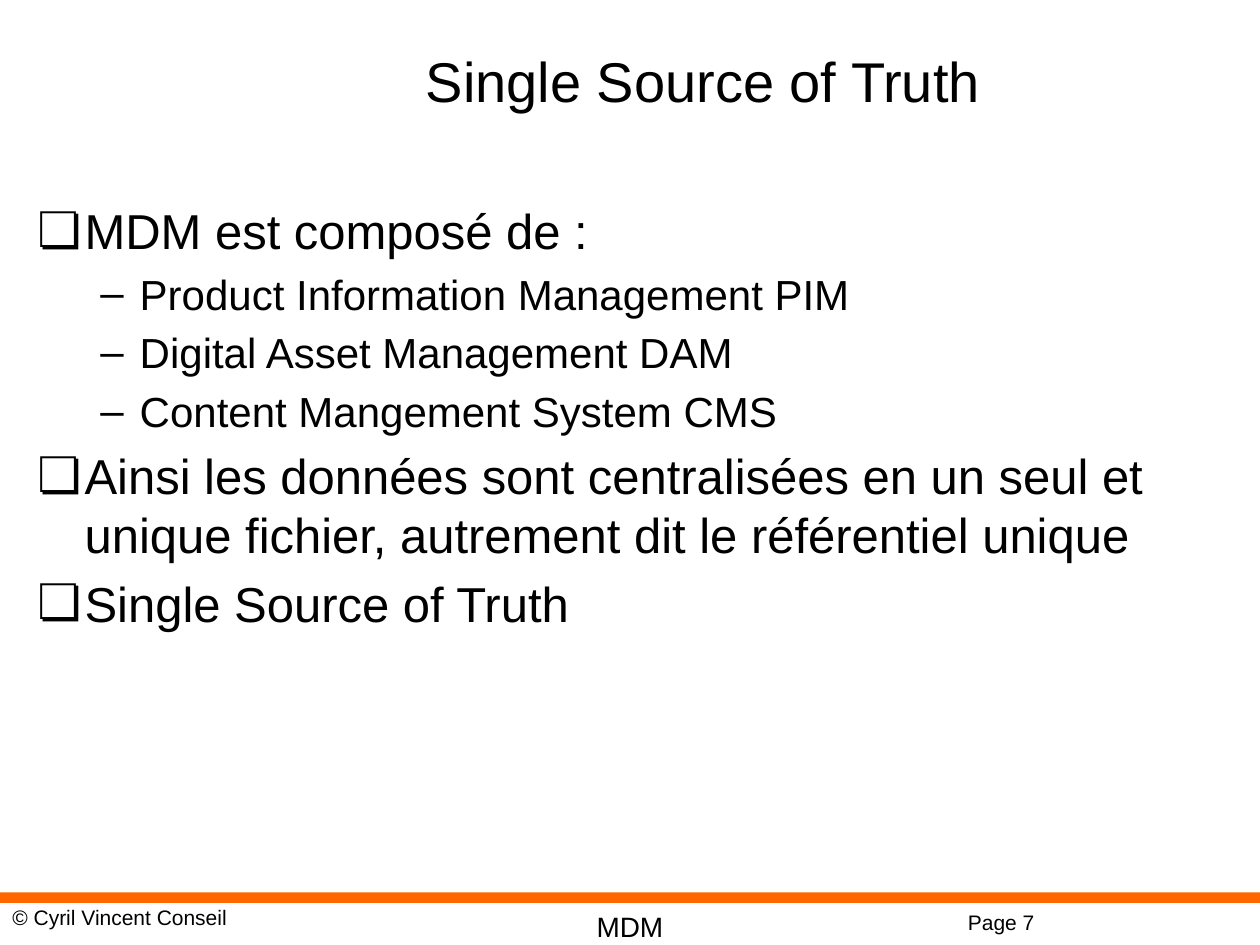
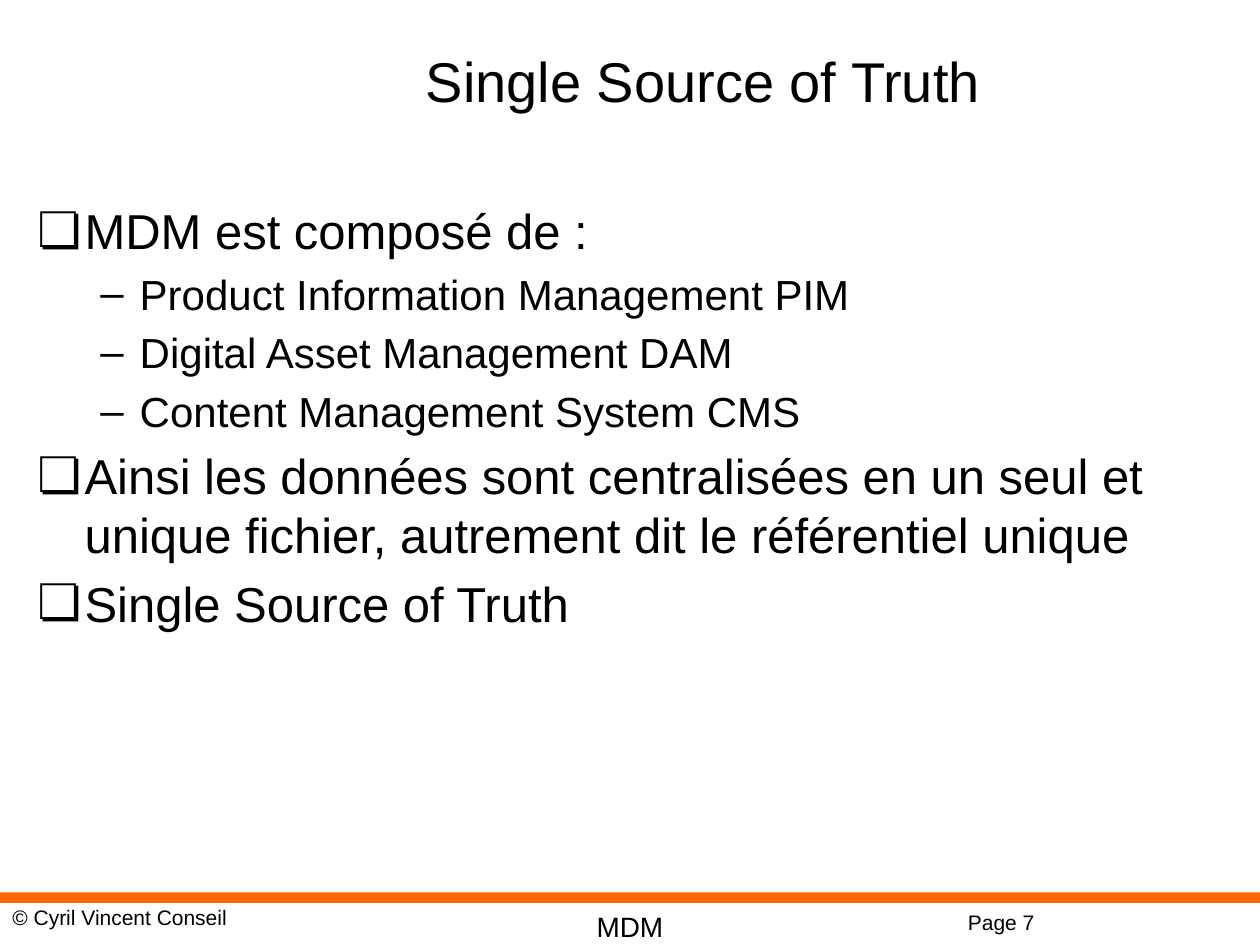
Before and after one commit to cyrilvincent/mdm, a slide deck: slide 7 of MDM03-MDM.pptx. Drawn at 1260x945 pixels with LibreOffice and Linux fonts; fonts in the diff are those of the drawing; background and template pictures are left out. Boxes give left, top, right and bottom in pixels: in the first picture for what was removed or moved away, otherwise in the second. Text is boxed around its words. In the diff, an @@ line names an element or a change of style, - is before the commit and + after.

```diff
--- a/MDM03-MDM.pptx
+++ b/MDM03-MDM.pptx
@@ text at [140,397,800,436]: text changed @@
-  – Content Mangement System CMS
+  – Content Management System CMS
```
Also in this commit, not shown: 2 slides added, 5 other files.
